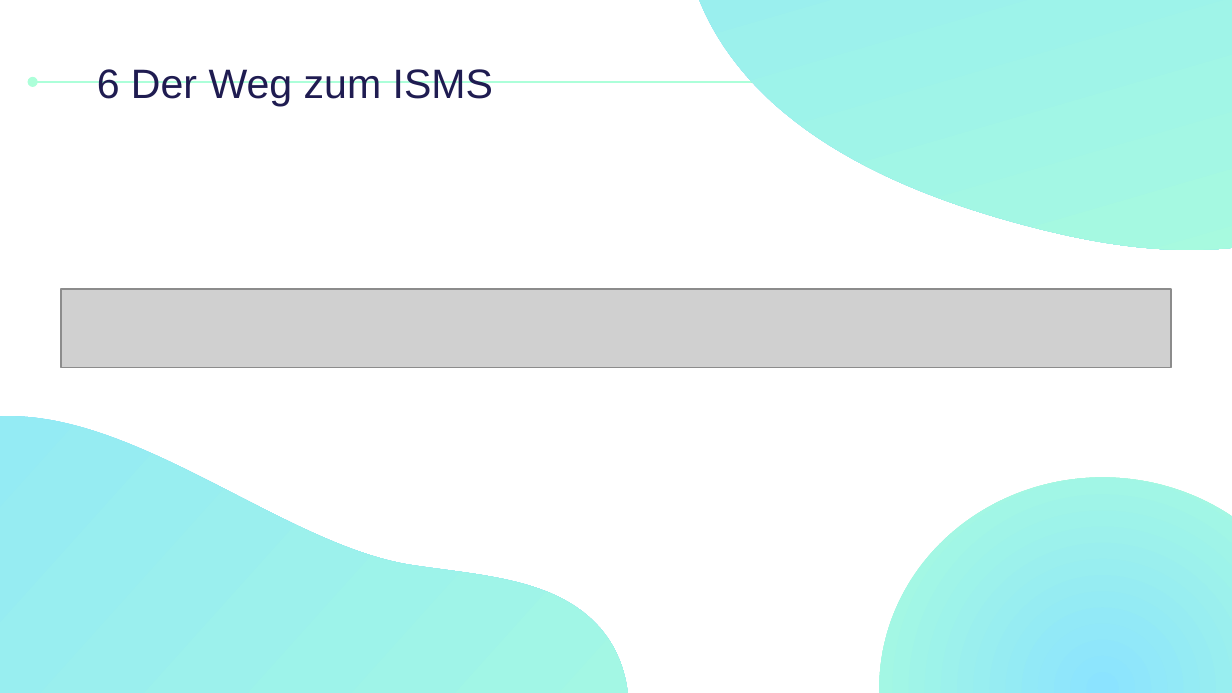
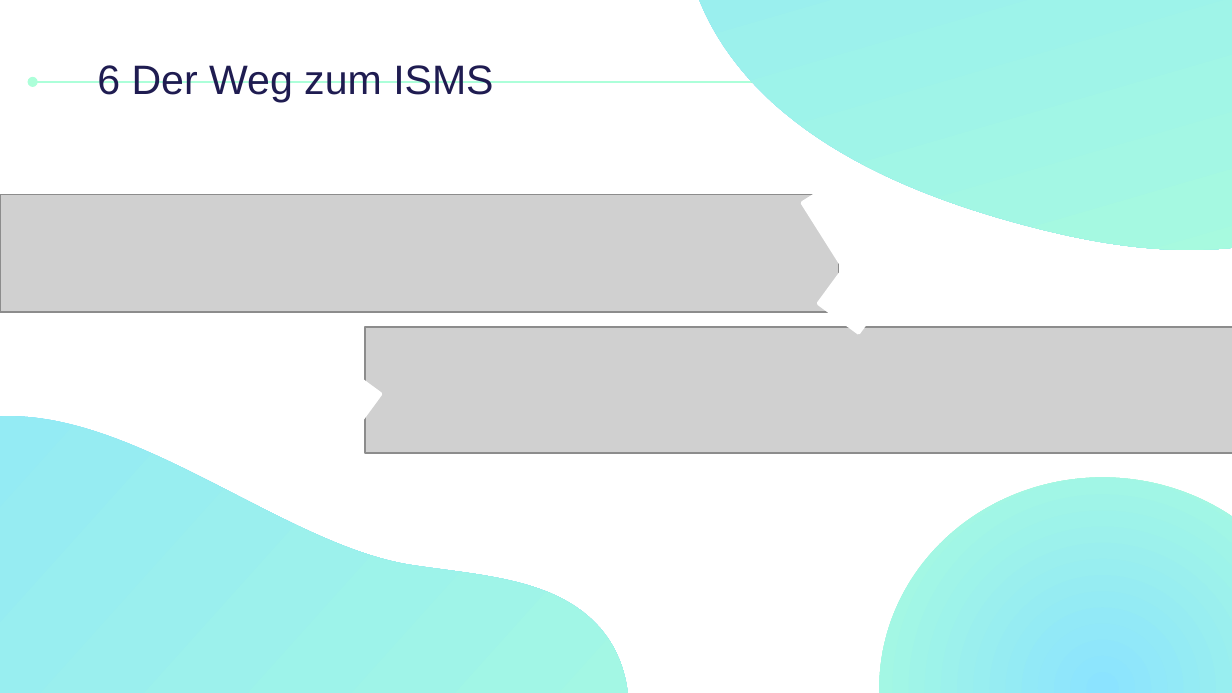
Before and after one commit to eliagarzi/m146-gruebigarzi, a slide deck: slide 12 of LB1/Präsentation_Exploit.pptx. Drawn at 1232x693 pixels with LibreOffice and Linux fonts; fonts in the diff are those of the drawing; grey boxes stand for pictures. Boxes give left, top, right and bottom in pixels: in the first picture for what was removed or moved away, otherwise in the second. Text is boxed around its words. In the diff, an @@ line names an element or a change of style, - is before the commit and + after.

```diff
--- a/LB1/Präsentation_Exploit.pptx
+++ b/LB1/Präsentation_Exploit.pptx
@@ title "6 Der Weg zum ISMS": place and size @@
-title "6 Der Weg zum ISMS" at <box>97,69,493,107</box>
+title "6 Der Weg zum ISMS" at <box>97,65,493,103</box>
@@ rectangle added at <box>802,176,918,319</box>, fill #FFFFFF, outline #FFFFFF 2 pt @@
@@ picture added at <box>0,195,839,312</box> @@
@@ rectangle added at <box>819,192,940,333</box>, fill #FFFFFF, outline #FFFFFF 2 pt @@
@@ picture: place and size @@
-picture at <box>60,290,1170,368</box>
+picture at <box>365,326,1232,452</box>
@@ rectangle added at <box>258,365,380,505</box>, fill #FFFFFF, outline #FFFFFF 2 pt @@
```
Also in this commit, not shown: 4 other slides changed.
